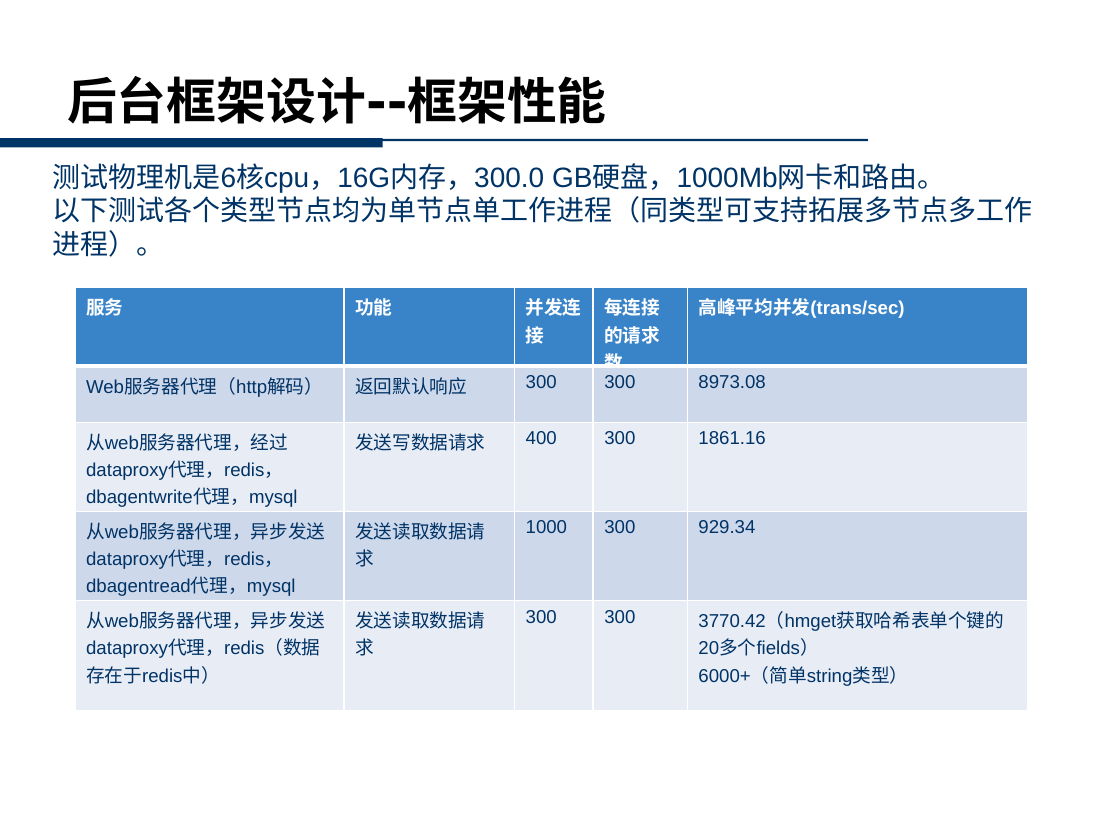
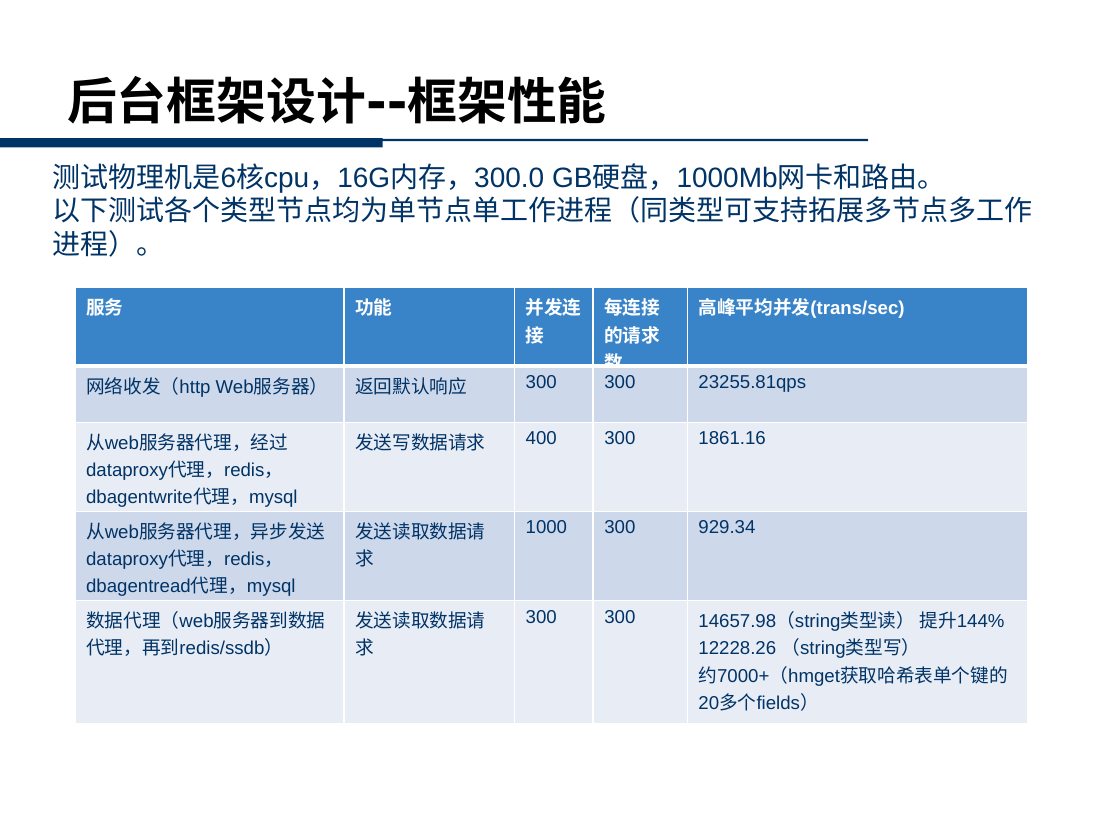
Before and after one commit to doerjiayi/thunder, a slide deck: slide 5 of thunder引擎说明.pptx. Drawn at 1120x840 pixels with LibreOffice and Linux fonts; fonts in the diff are those of the drawing; background and template pictures are left out. Boxes give left, top, right and bottom in pixels: in the first picture for what was removed or moved away, otherwise in the second. Text is boxed around its words. In the diff, an @@ line names an element or a change of style, - is before the commit and + after.

Commit message:
测试

```diff
--- a/thunder引擎说明.pptx
+++ b/thunder引擎说明.pptx
@@ table at <box>75,288,1027,716</box> @@
-row 2, column 1: Web服务器代理（http解码）
+row 2, column 1: 网络收发（http Web服务器）
-row 2, column 5: 8973.08
+row 2, column 5: 23255.81qps
-row 5, column 1: 从web服务器代理，异步发送dataproxy代理，redis（数据存在于redis中）
+row 5, column 1: 数据代理（web服务器到数据代理，再到redis/ssdb）
-row 5, column 5: 3770.42（hmget获取哈希表单个键的20多个fields） / 6000+（简单string类型）
+row 5, column 5: 14657.98（string类型读） 提升144% / 12228.26 （string类型写） / 约7000+（hmget获取哈希表单个键的20多个fields）
```
